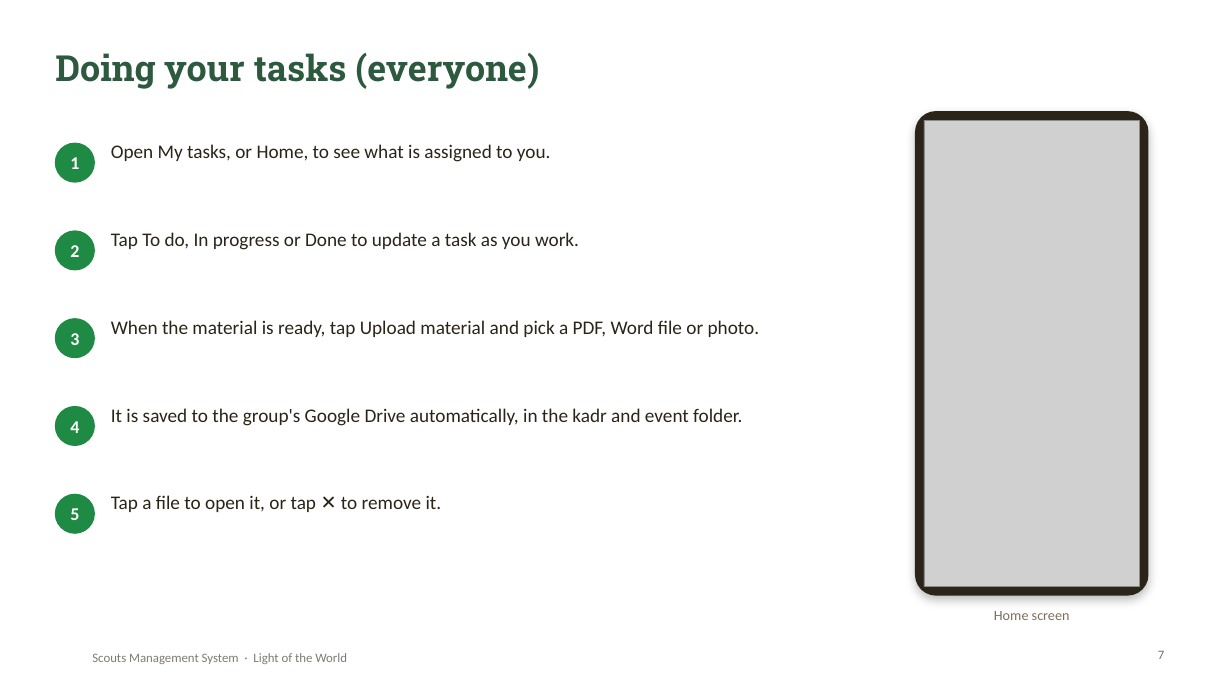
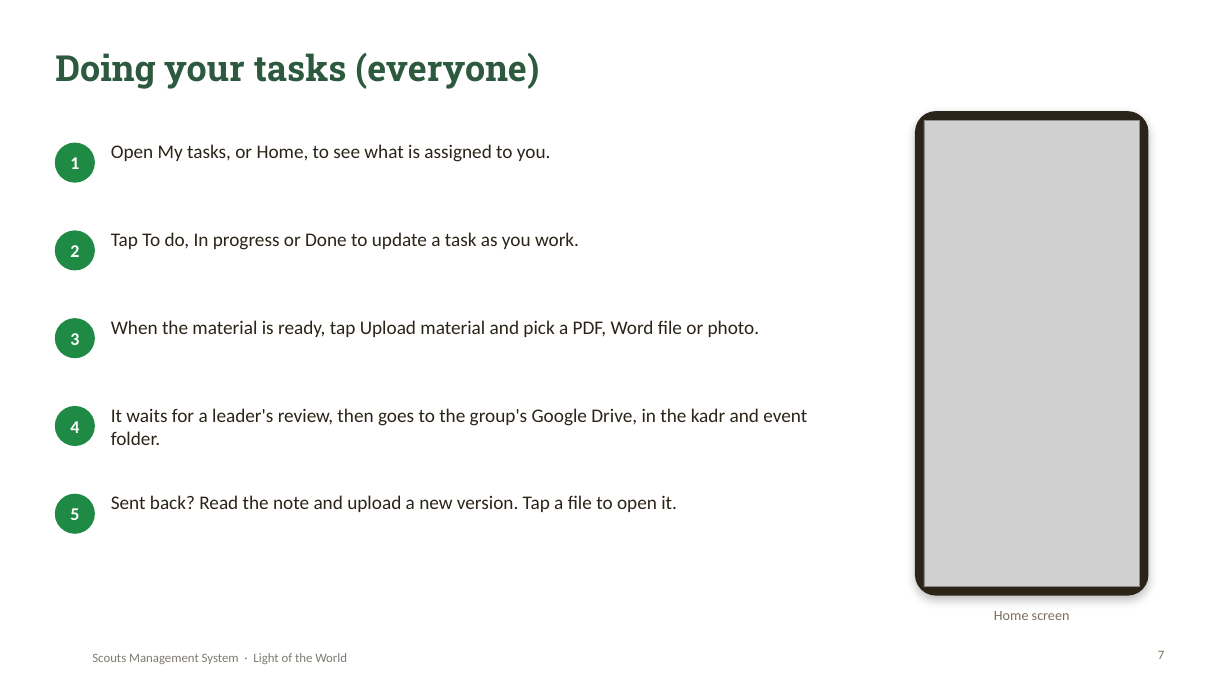
Before and after one commit to SamuelAtef123/Scouts-Management-System-Web-App, a slide deck: slide 7 of docs/Scouts-Project-Presentation.pptx. Drawn at 1232x693 pixels with LibreOffice and Linux fonts; fonts in the diff are those of the drawing; grey boxes stand for pictures; background and template pictures are left out. Boxes give left, top, right and bottom in pixels: in the first picture for what was removed or moved away, otherwise in the second. Text is boxed around its words. In the diff, an @@ line names an element or a change of style, - is before the commit and + after.

```diff
--- a/docs/Scouts-Project-Presentation.pptx
+++ b/docs/Scouts-Project-Presentation.pptx
@@ text at [111, 408, 807, 445]: text changed @@
-It is saved to the group's Google Drive automatically, in the kadr and event folder.
+It waits for a leader's review, then goes to the group's Google Drive, in the kadr and event folder.
@@ text at [111, 495, 677, 512]: text changed @@
-Tap a file to open it, or tap ✕ to remove it.
+Sent back? Read the note and upload a new version. Tap a file to open it.
```
Also in this commit, not shown: 4 other slides changed, 23 other files.
